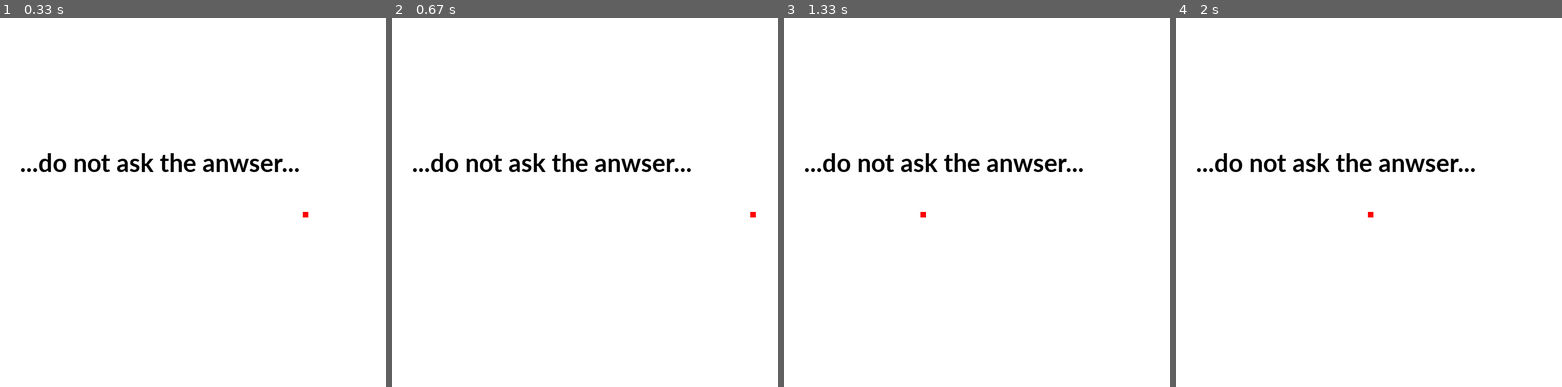
Above: before the commit, frames 1-4 (left to right).
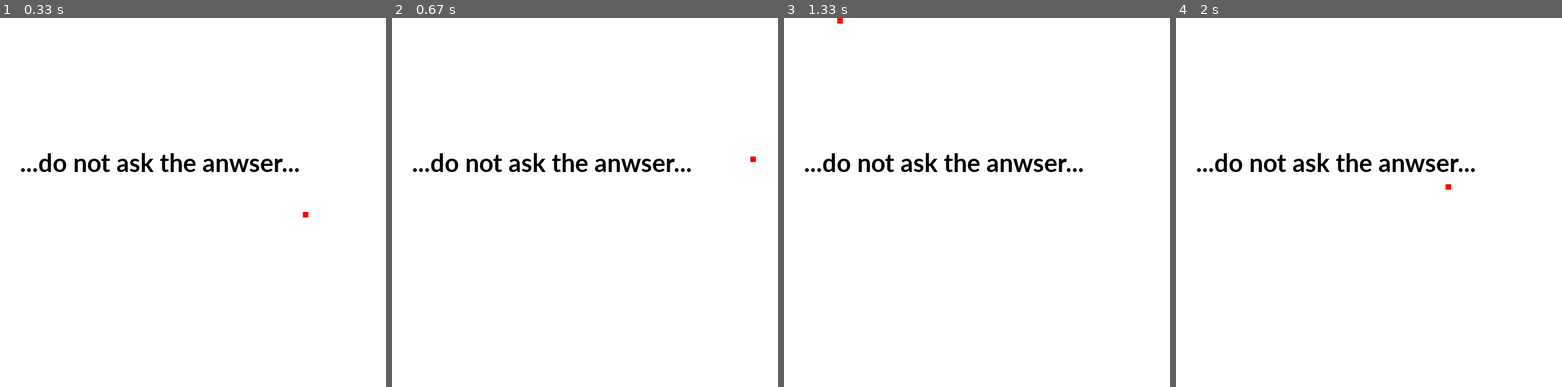
Above: after the commit, the same moments.

Repository: Nat1405/pythonic-pygames
Game: pygame game, started from firstgame.py
The game is run twice, just before and just after one commit, with the same random seed, the same clock (stepped at 60 frames per second) and the same inputs.
Inputs:
- Up to frame 1 (0.33 s): no input
- Up to frame 2 (0.67 s): hold Right from 0.33 s (still down)
- Up to frame 3 (1.33 s): release Right at 0.8 s; hold Up 0.83-1.13 s; hold Right from 1.17 s (still down)
- Up to frame 4 (2 s): release Right at 1.63 s; hold Left from 1.67 s (still down)

Frame 1 is identical in both runs. In frame 2, less than 0.1% of the frame differs, in the area x 92-95%, y 37-55%; in frame 3, less than 0.1%; in frame 4, less than 0.1%.

Commit message:
Finished speed control & y velocity

Diff:
--- a/firstgame.py
+++ b/firstgame.py
@@ -14,7 +14,6 @@
 # Open a new window and set the window size
 x_window_size = 700
 y_window_size = 700
-
 
 size = (x_window_size, y_window_size)
 screen = pygame.display.set_mode(size)
@@ -38,7 +37,13 @@
 x_pos = x_window_size/2
 y_pos = y_window_size/2
 
-pos_increment = 10
+x_velocity = 10
+x_velocity_increment = 5
+x_direction_movement = 1
+
+y_velocity = 0
+y_velocity_increment = 5
+y_direction_movement = 1
 
 # ------------ Main Program Loop -----------
 while not done:
@@ -48,21 +53,39 @@
 			print("User asked to quit")
 			done = True # Flag as done so we exit this loop
 		elif event.type == pygame.KEYDOWN:
-			pos_increment -= 5
-			print("Speed decreased by five units")
+			if event.key == pygame.K_UP:
+				x_velocity += x_velocity_increment
+				print("X Speed decreased")
+			if event.key == pygame.K_DOWN:
+				x_velocity -= x_velocity_increment
+				print("X Speed increased")
+			if event.key == pygame.K_LEFT:
+				y_velocity += y_velocity_increment
+				print("Y Speed increased")
+			if event.key == pygame.K_RIGHT:
+				y_velocity -= y_velocity_increment
+				print("Y Speed decreased")
+
 		elif event.type == pygame.KEYUP:
-			pos_increment += 5
-			print("Speed increased by five units")
+			#Placeholder?
+			"pass"
 		elif event.type == pygame.MOUSEBUTTONDOWN:
 			print("User pressed a mouse button")
 
 	# --- Game logic should go here
 	# Update position variables of the block
 	if x_pos < x_window_size and x_pos > 0:
-		x_pos += pos_increment
+		x_pos += x_velocity*x_direction_movement
 	else:
-		pos_increment *= -1
-		x_pos += pos_increment
+		x_direction_movement *= -1
+		x_pos += x_velocity*x_direction_movement
+
+	if y_pos < y_window_size and y_pos > 0:
+		y_pos += y_velocity*y_direction_movement
+	else:
+		y_direction_movement *= -1
+		y_pos += y_velocity*y_direction_movement
+
 	# Drawing code should go here
 
 	# First, clear the screen to go white. Don't put other drawing
